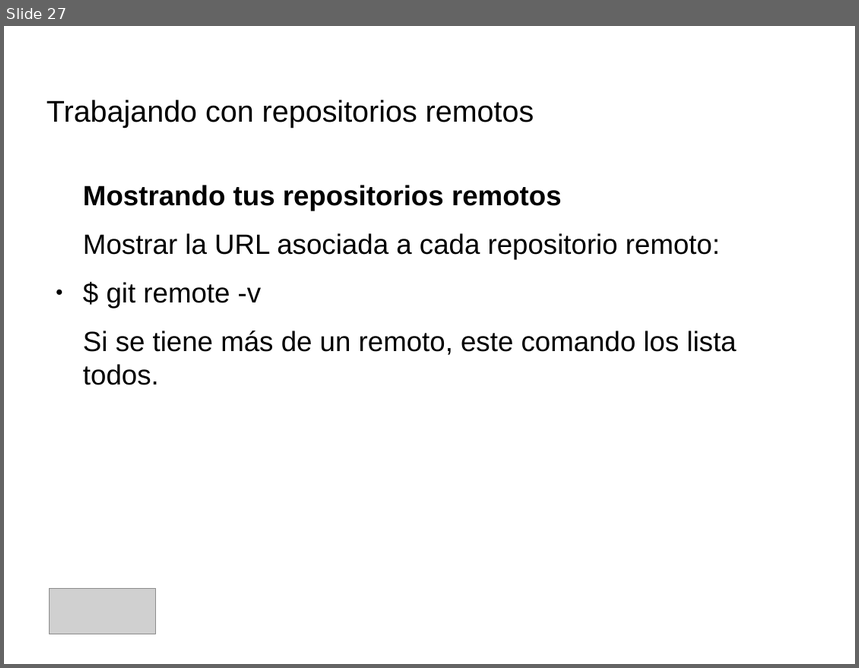
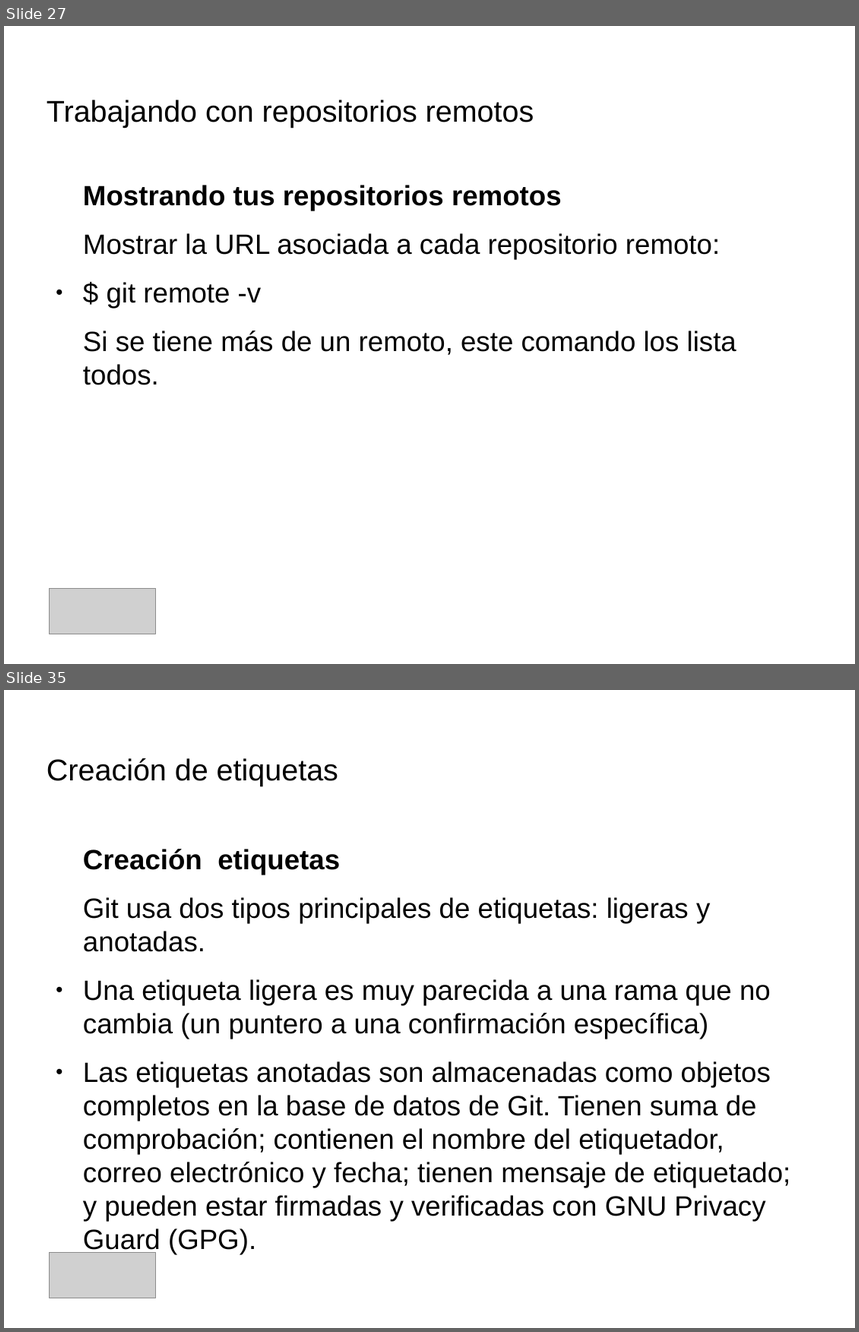
Before and after one commit to IllanPedro/Hardware, a slide deck: CursoGIT,GITHUB,SOURCETREE/Precentacion_Git.odp. Shown one above the other, each under a label of ours: slide 27 before the commit, slides 27 and 35 after it; the slides between them are not shown. The pictures are 859x668 and 859x1332 pixels, drawn with LibreOffice and Linux fonts; fonts in the diff are those of the drawing; grey boxes stand for pictures; background and template pictures are left out. Boxes give left, top, right and bottom in pixels: in the first picture for what was removed or moved away, otherwise in the second. Text is boxed around its words. In the diff, an @@ line names an element or a change of style, - is before the commit and + after.

```diff
--- a/CursoGIT,GITHUB,SOURCETREE/Precentacion_Git.odp
+++ b/CursoGIT,GITHUB,SOURCETREE/Precentacion_Git.odp
@@ slide 35 added at [4,690,855,1328], background picture (left out) @@
@@ title added at [47,758,338,787], 28 pt, text #000000 @@
+Creación de etiquetas
@@ text added at [83,849,791,1222], 26 pt, text #000000 @@
+Creación etiquetas
+Git usa dos tipos principales de etiquetas: ligeras y anotadas.
+● Una etiqueta ligera es muy parecida a una rama que no cambia (un puntero a una confirmación específica)
+● Las etiquetas anotadas son almacenadas como objetos completos en la base de datos de Git. Tienen suma de comprobación; contienen el nombre del etiquetador, correo electrónico y fecha; tienen mensaje de etiquetado; y pueden estar firmadas y verificadas con GNU Privacy Guard (GPG).
@@ picture added at [50,1252,156,1299] @@
```
Also in this commit, not shown: 8 slides changed, 3 other slides added, 1 other file.
